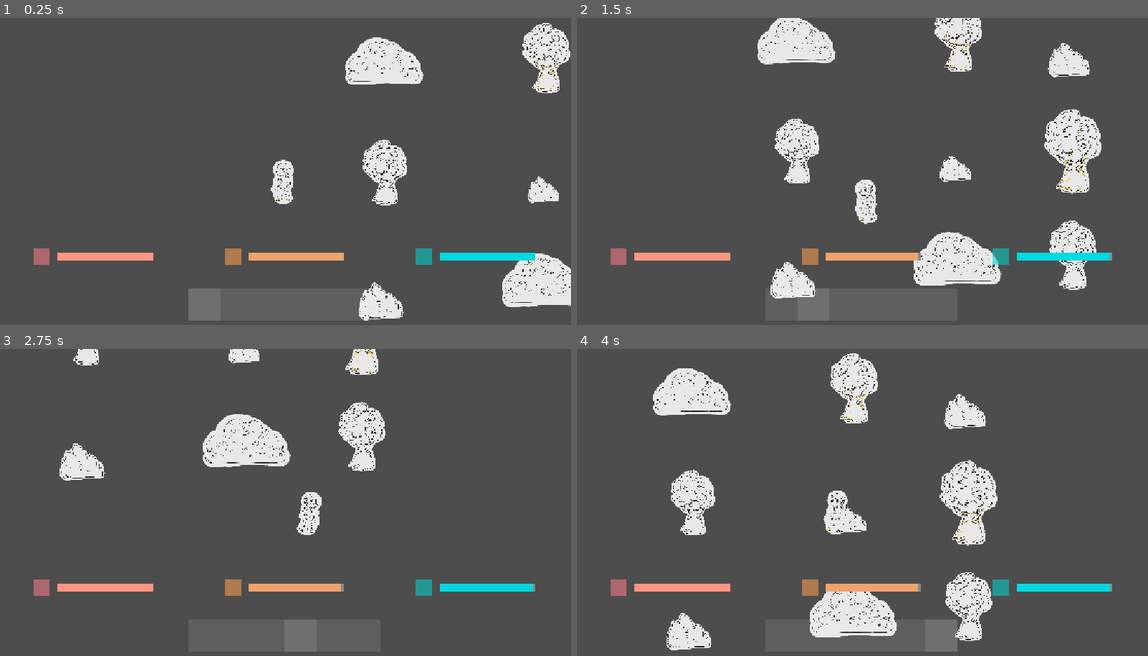
Above: before the commit, frames 1-4 (two rows, left to right).
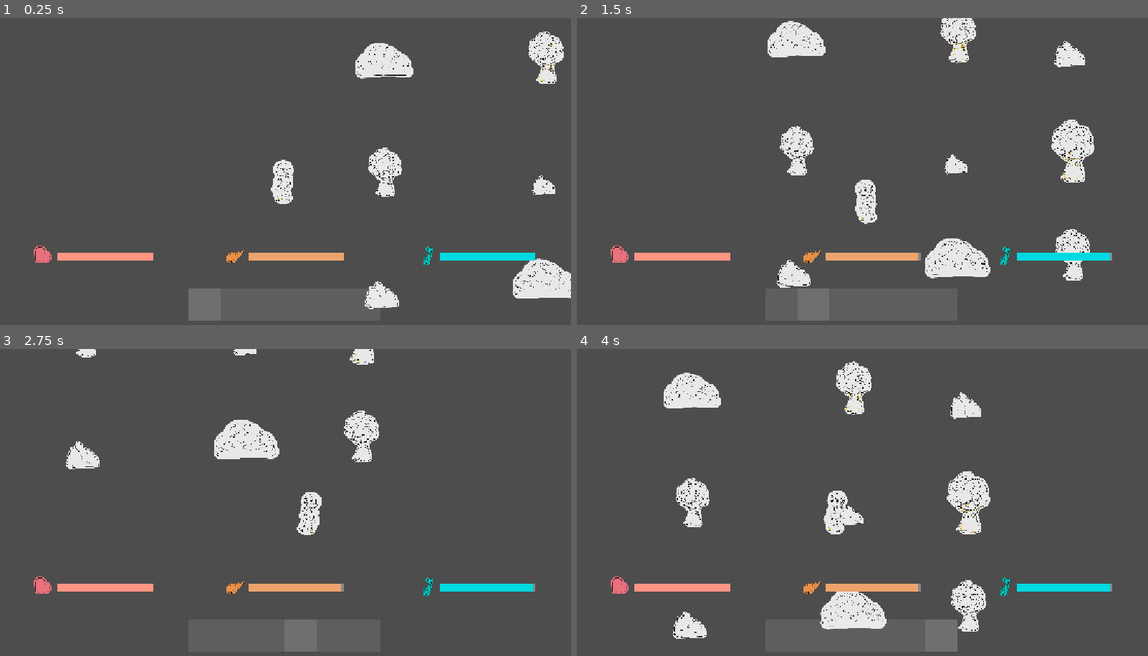
Above: after the commit, the same moments.

Repository: Duckwastakon/brackeysJam
Game: Godot game, scene res://test_place.tscn
Two runs of this game, one before a commit and one after it. Both use one fixed random seed, a clock stepped at 60 frames per second and the inputs below. The project has no main scene, so this scene is started directly.
Inputs (mouse positions are in pixels of both pictures, inside the frame that each line leads up to):
- Up to frame 1 (0.25 s): no input
- Up to frame 2 (1.5 s): tap Enter at 0.5 s; move the mouse to (988, 162) at 0.52 s; hold D (right) 0.53-1.28 s; tap 1 (1) at 0.6 s; tap 2 (2) at 0.8, 1.35 s; move the mouse to (748, 196) at 1.27 s; hold S (down) from 1.28 s (still down)
- Up to frame 3 (2.75 s): tap 3 (3) at 1.55, 2.1 s; move the mouse to (342, 438) at 2.02 s; release S (down) at 2.03 s; hold D (right) from 2.03 s (still down); tap 4 (4) at 2.3 s
- Up to frame 4 (4 s): move the mouse to (833, 573) at 2.77 s; release D (right) at 2.78 s; hold W (up) 2.78-3.53 s; tap 4 (4) at 2.85 s; tap 5 (5) at 3.05, 3.6 s; move the mouse to (1033, 557) at 3.52 s; hold A (left) from 3.53 s (still down); tap 6 (6) at 3.8 s

The runs differ from the first frame. In frame 1, 4.1% of the frame differs, in the area x 5-100%, y 1-99%; in frame 2, 6.1%; in frame 3, 3.2%; in frame 4, 6.3%, in the area x 5-76%, y 1-99%.

Commit message:
punching

Diff:
--- a/craftableItems.gd
+++ b/craftableItems.gd
@@ -2,7 +2,7 @@
 
 var items = {
 	"fists": {
-		"png": "",
+		"png": "res://drawn assets/fist.PNG",
 		"type": "tool",
 		"toolType": "",
 		"tier": 0,
@@ -374,7 +374,7 @@
 var resourceNodes = {
 	"tree": {
 		"png": "res://drawn assets/nature&rock/tree.PNG",
-		"scale": 0.08,
+		"scale": 1,
 		"multiDrop": true,
 		"drops": {
 			"sticks": {
@@ -400,7 +400,7 @@
 	},
 	"apple tree": {
 		"png": "res://drawn assets/nature&rock/tree apple.PNG",
-		"scale": 0.08,
+		"scale": 1,
 		"multiDrop": true,
 		"drops": {
 			"apple": {
@@ -431,7 +431,7 @@
 	},
 	"gold tree": {
 		"png": "res://drawn assets/nature&rock/three gold.PNG",
-		"scale": 0.1,
+		"scale": 1,
 		"multiDrop": false,
 		"drops": {
 			"gold logs": {
@@ -452,7 +452,7 @@
 	},
 	"bush": {
 		"png": "res://drawn assets/nature&rock/bush.PNG",
-		"scale": 0.1,
+		"scale": 1,
 		"multiDrop": false,
 		"drops": {
 			"sticks": {
@@ -473,7 +473,7 @@
 	},
 	"cherry bush": {
 		"png": "res://drawn assets/nature&rock/bush cherry.PNG",
-		"scale": 0.08,
+		"scale": 1,
 		"multiDrop": true,
 		"drops": {
 			"cherry": {
@@ -499,7 +499,7 @@
 	},
 	"rock": {
 		"png": "res://drawn assets/nature&rock/rockFormation.PNG",
-		"scale": 0.08,
+		"scale": 1,
 		"multiDrop": false,
 		"drops": {
 			#"iron": {
@@ -520,7 +520,7 @@
 	},
 	"iron rock": {
 		"png": "res://drawn assets/nature&rock/iron recource.PNG",
-		"scale": 0.08,
+		"scale": 1,
 		"multiDrop": true,
 		"drops": {
 			"iron": {
--- a/player/attacking_controller.gd
+++ b/player/attacking_controller.gd
@@ -19,12 +19,17 @@
 	if(!canAttack): return
 	tool = equipedItem
 	canAttack = false
-	if dir == 1:
-		$hitBoxRotating/toolImage.flip_h = true
-		$hitBoxRotating/toolImage.rotation_degrees = 45
+
+	if tool=="fists":
+		$hitBoxRotating/toolImage.rotation_degrees = 180
+		$hitBoxRotating/toolImage.flip_h = false
 	else:
-		$hitBoxRotating/toolImage.flip_h = false
-		$hitBoxRotating/toolImage.rotation_degrees = 135
+		if dir == 1:
+			$hitBoxRotating/toolImage.flip_h = true
+			$hitBoxRotating/toolImage.rotation_degrees = 45
+		else:
+			$hitBoxRotating/toolImage.flip_h = false
+			$hitBoxRotating/toolImage.rotation_degrees = 135
 
 	$rotator2/Area/CollisionShape2D.disabled = false
 
@@ -34,12 +39,18 @@
 	var mousePos = get_global_mouse_position()
 	hitBoxRotator.look_at(mousePos)
 
-	hitBoxRotator.rotation_degrees -= swingWidth / 2 * dir
 
 	var rotationTween = create_tween()
-	rotationTween.tween_property(hitBoxRotator, "rotation_degrees",
-	hitBoxRotator.rotation_degrees + swingWidth * dir, 0.08)
-	rotationTween.play()
+
+	$hitBoxRotating/toolImage.position = Vector2(64, 0)
+
+	if tool=="fists":
+		rotationTween.tween_property($hitBoxRotating/toolImage, "position", Vector2(96, 0), 0.08)
+	else:
+		hitBoxRotator.rotation_degrees -= swingWidth / 2 * dir
+		rotationTween.tween_property(hitBoxRotator, "rotation_degrees",
+		hitBoxRotator.rotation_degrees + swingWidth * dir, 0.08)
+		rotationTween.play()
 
 	await rotationTween.finished
 	$rotator2/Area/CollisionShape2D.disabled = true
--- a/player/attacking_controller.tscn
+++ b/player/attacking_controller.tscn
@@ -1,7 +1,7 @@
 [gd_scene format=3 uid="uid://be2n0j4kn3iek"]
 
 [ext_resource type="Script" uid="uid://dfjwqn78bbh6t" path="res://player/attacking_controller.gd" id="1_g2scx"]
-[ext_resource type="Texture2D" uid="uid://doi4mdb5efp85" path="res://drawn assets/tools/Iron_axe.PNG" id="2_jyfqc"]
+[ext_resource type="Texture2D" uid="uid://b1l0ibwj5do8x" path="res://drawn assets/fist.PNG" id="2_jyfqc"]
 
 [sub_resource type="RectangleShape2D" id="RectangleShape2D_jyfqc"]
 size = Vector2(80, 80)
@@ -14,7 +14,7 @@
 [node name="toolImage" type="Sprite2D" parent="hitBoxRotating" unique_id=2017833192]
 visible = false
 position = Vector2(64, 0)
-rotation = 2.3561945
+rotation = 3.1415927
 scale = Vector2(0.08, 0.08)
 texture = ExtResource("2_jyfqc")
 
--- a/player/inventory.tscn
+++ b/player/inventory.tscn
@@ -3,6 +3,9 @@
 [ext_resource type="Script" uid="uid://cco3ewf4jjf1" path="res://player/inventory.gd" id="1_sqil7"]
 [ext_resource type="Texture2D" uid="uid://doi4mdb5efp85" path="res://drawn assets/tools/Iron_axe.PNG" id="2_4rms4"]
 [ext_resource type="Script" uid="uid://wcvuv5qiwxlo" path="res://player/crafting_info.gd" id="2_dpmf6"]
+[ext_resource type="Texture2D" uid="uid://b38qm7ndcf6kg" path="res://drawn assets/ui/icon heart.PNG" id="2_hhxvs"]
+[ext_resource type="Texture2D" uid="uid://cbn6k4hir1roy" path="res://drawn assets/ui/icon temperature.PNG" id="3_jygep"]
+[ext_resource type="Texture2D" uid="uid://b0hwpbatxtag5" path="res://drawn assets/ui/icon meat.PNG" id="4_mswto"]
 
 [sub_resource type="LabelSettings" id="LabelSettings_4rms4"]
 outline_size = 4
@@ -81,13 +84,11 @@
 offset_bottom = 16.0
 color = Color(1, 0.58370584, 0.5135992, 1)
 
-[node name="icon" type="ColorRect" parent="health" unique_id=1884173818]
-layout_mode = 0
-offset_left = 8.0
-offset_top = 16.0
-offset_right = 40.0
-offset_bottom = 48.0
-color = Color(0.99607843, 0.4862745, 0.5372549, 0.5529412)
+[node name="IconHeart" type="Sprite2D" parent="health" unique_id=1249735861]
+modulate = Color(0.99607843, 0.4862745, 0.5372549, 1)
+position = Vector2(24, 32)
+scale = Vector2(0.028125, 0.028125007)
+texture = ExtResource("2_hhxvs")
 
 [node name="warmth" type="Control" parent="." unique_id=695753778]
 layout_mode = 3
@@ -111,13 +112,11 @@
 offset_bottom = 16.0
 color = Color(0, 0.85005337, 0.8836335, 1)
 
-[node name="icon3" type="ColorRect" parent="warmth" unique_id=690895390]
-layout_mode = 0
-offset_left = 8.0
-offset_top = 16.0
-offset_right = 40.0
-offset_bottom = 48.0
-color = Color(0.0073031676, 0.8303494, 0.8001004, 0.5529412)
+[node name="IconTemperature" type="Sprite2D" parent="warmth" unique_id=1345471215]
+modulate = Color(0.007843138, 0.83137256, 0.8, 1)
+position = Vector2(31.999975, 32.00001)
+scale = Vector2(0.031249993, 0.031250007)
+texture = ExtResource("3_jygep")
 
 [node name="hunger" type="Control" parent="." unique_id=165997058]
 layout_mode = 3
@@ -141,13 +140,11 @@
 offset_bottom = 16.0
 color = Color(0.9290363, 0.64221257, 0.4239976, 1)
 
-[node name="icon2" type="ColorRect" parent="hunger" unique_id=1441680399]
-layout_mode = 0
-offset_left = 8.0
-offset_top = 16.0
-offset_right = 40.0
-offset_bottom = 48.0
-color = Color(0.99999994, 0.62121767, 0.3059253, 0.5529412)
+[node name="IconMeat" type="Sprite2D" parent="hunger" unique_id=228805333]
+modulate = Color(1, 0.61960787, 0.30588236, 1)
+position = Vector2(32, 32)
+scale = Vector2(0.025000006, 0.024999999)
+texture = ExtResource("4_mswto")
 
 [node name="craftableItems" type="Control" parent="." unique_id=1193138500]
 layout_mode = 3
--- a/player/placingController.gd
+++ b/player/placingController.gd
@@ -4,6 +4,7 @@
 
 func _process(delta: float) -> void:
 	look_at(get_global_mouse_position())
+	$placeableDisplay.rotation_degrees = -rotation_degrees
 
 func placeBuild(buildName):
 	var data = CraftableItems.items[buildName]
--- a/resources/resource.gd
+++ b/resources/resource.gd
@@ -38,7 +38,7 @@
 	maxHealth = data["hp"]
 	hp = data["hp"]
 	resourceSprite.texture = load(data["png"])
-	resourceSprite.scale *= randf_range(0.8, 1.2)
+	scale = Vector2(data["scale"], data["scale"]) * randf_range(0.8, 1.2)
 
 func dropResource(itemName, amount):
 	var newResource: CharacterBody2D = resource.instantiate()
--- a/resources/resource.tscn
+++ b/resources/resource.tscn
@@ -1,10 +1,10 @@
 [gd_scene format=3 uid="uid://bu0pmkhglv6yv"]
 
 [ext_resource type="Script" uid="uid://ds6ngnraiyuwp" path="res://resources/resource.gd" id="1_dtidl"]
-[ext_resource type="Texture2D" uid="uid://tie8jp1asck1" path="res://drawn assets/nature&rock/rockFormation.PNG" id="2_bo38f"]
+[ext_resource type="Texture2D" uid="uid://d2hsetkeuftc8" path="res://drawn assets/nature&rock/rock_formation.PNG" id="2_bo38f"]
 
 [sub_resource type="RectangleShape2D" id="RectangleShape2D_d33tg"]
-size = Vector2(96, 112)
+size = Vector2(96, 88)
 
 [node name="resource" type="Area2D" unique_id=554154062]
 y_sort_enabled = true
@@ -13,11 +13,11 @@
 script = ExtResource("1_dtidl")
 
 [node name="CollisionShape2D" type="CollisionShape2D" parent="." unique_id=474364631]
-position = Vector2(0, 24)
+position = Vector2(0, 4)
 shape = SubResource("RectangleShape2D_d33tg")
 
 [node name="resourceSprite" type="Sprite2D" parent="." unique_id=1046662729]
-scale = Vector2(0.08, 0.08)
+scale = Vector2(0.06, 0.06)
 texture = ExtResource("2_bo38f")
 
 [node name="background" type="ColorRect" parent="." unique_id=1985639695]
